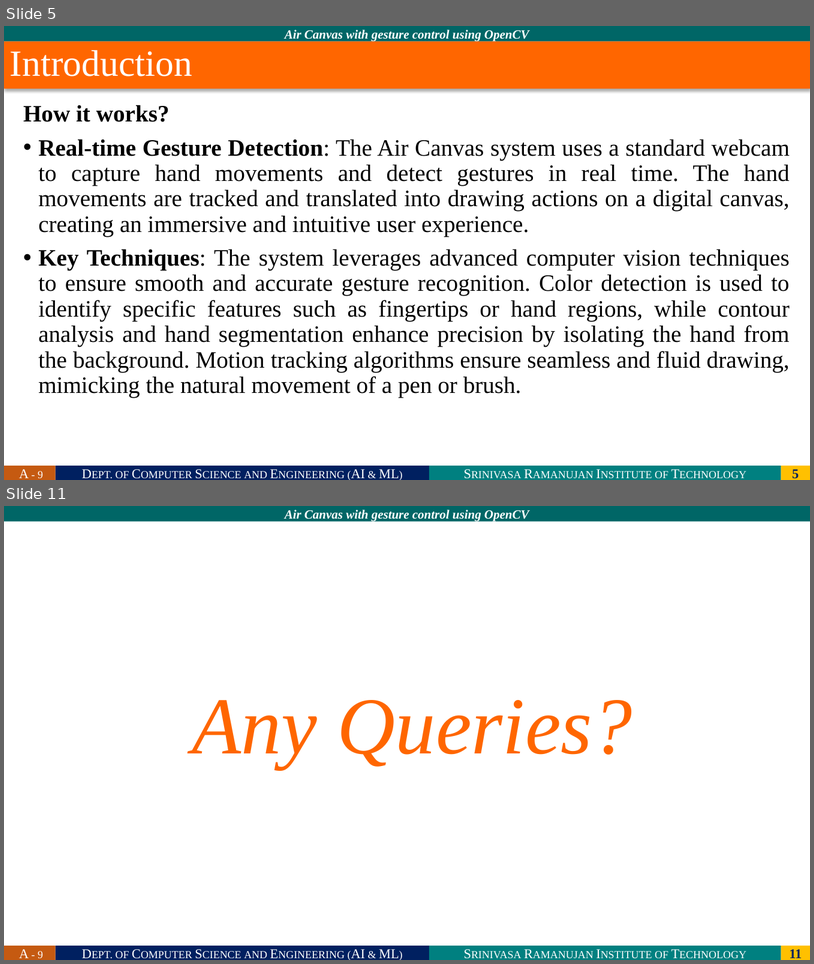
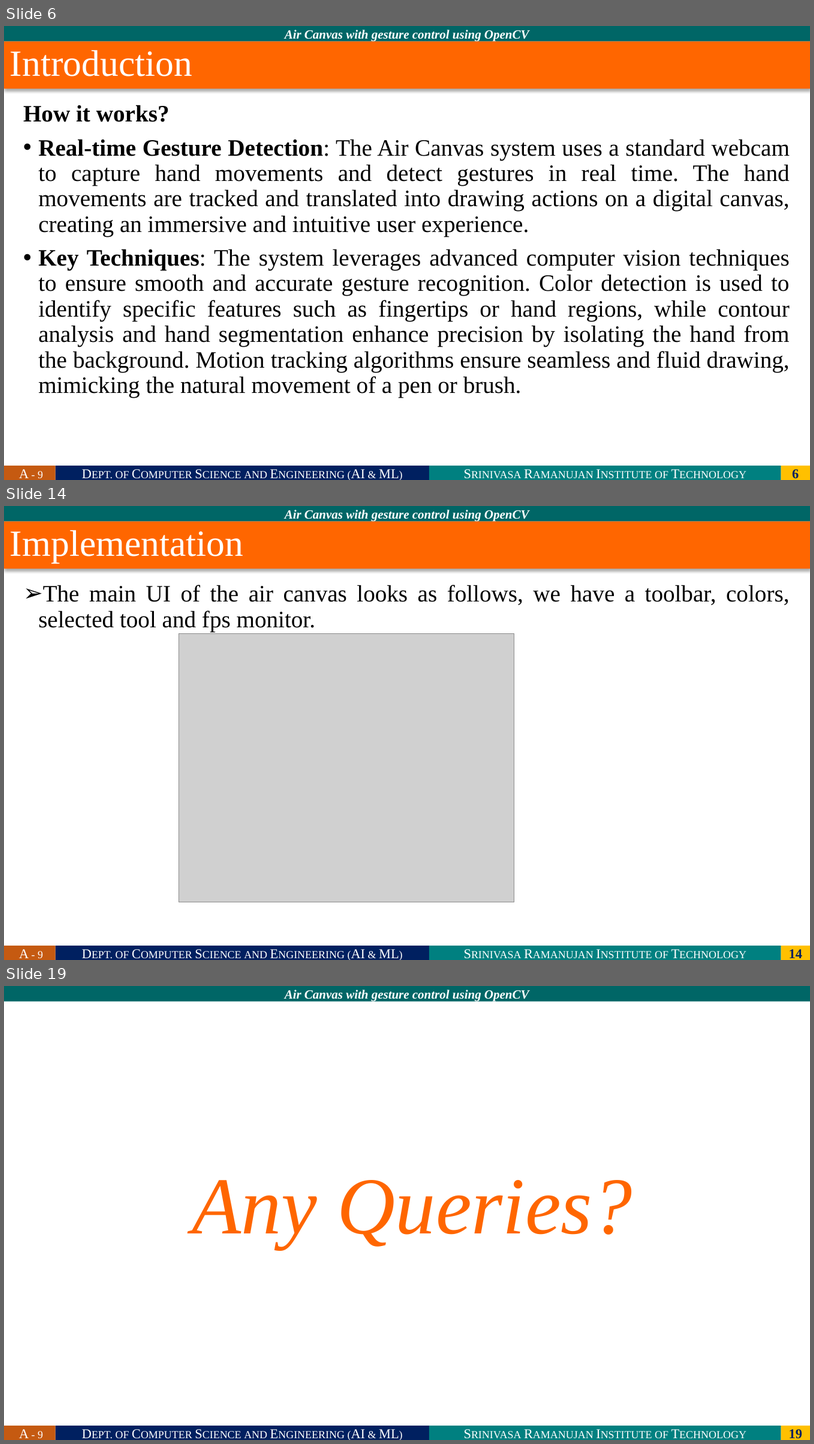
Before and after one commit to 214g1a3332/Project_A9, a slide deck: Review - 0 Template.pptx. Shown one above the other, each under a label of ours: slides 5 and 11 before the commit, slides 6, 14 and 19 after it; the slides between them are not shown. The pictures are 814x964 and 814x1444 pixels, drawn with LibreOffice and Linux fonts; fonts in the diff are those of the drawing; grey boxes stand for pictures; background and template pictures are left out. Boxes give left, top, right and bottom in pixels: in the first picture for what was removed or moved away, otherwise in the second. Text is boxed around its words. In the diff, an @@ line names an element or a change of style, - is before the commit and + after.

```diff
--- a/Review - 0 Template.pptx
+++ b/Review - 0 Template.pptx
@@ slide 14 added at (4, 506, 810, 960), background #FFFFFF; not listed: 5 template elements that a slide beside it also shows @@
@@ title added at (4, 521, 810, 568), fill #FF6600, 44 pt, text #FFFFFF @@
+Implementation
@@ text added at (38, 585, 789, 631), 28 pt, text #000000 @@
+➢ The main UI of the air canvas looks as follows, we have a toolbar, colors, selected tool and fps monitor.
@@ picture added at (179, 634, 515, 902) @@
@@ what was slide 5 is now slide 6 @@
@@ page number at (792, 469, 799, 478): text changed @@
-5
+6
@@ what was slide 11 is now slide 19 @@
@@ page number at (789, 1429, 803, 1438): text changed @@
-11
+19
```
Also in this commit, not shown: 5 slides changed, 8 other slides added, 1 slide removed, 2 other files.
